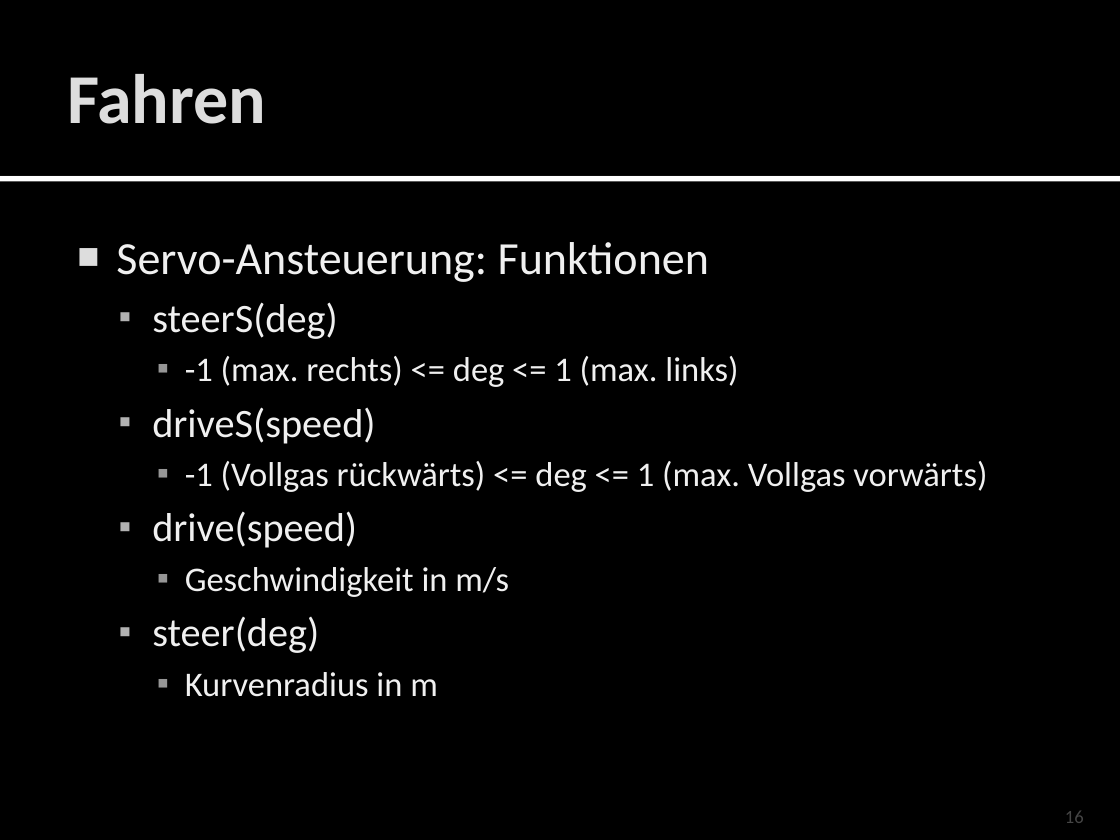
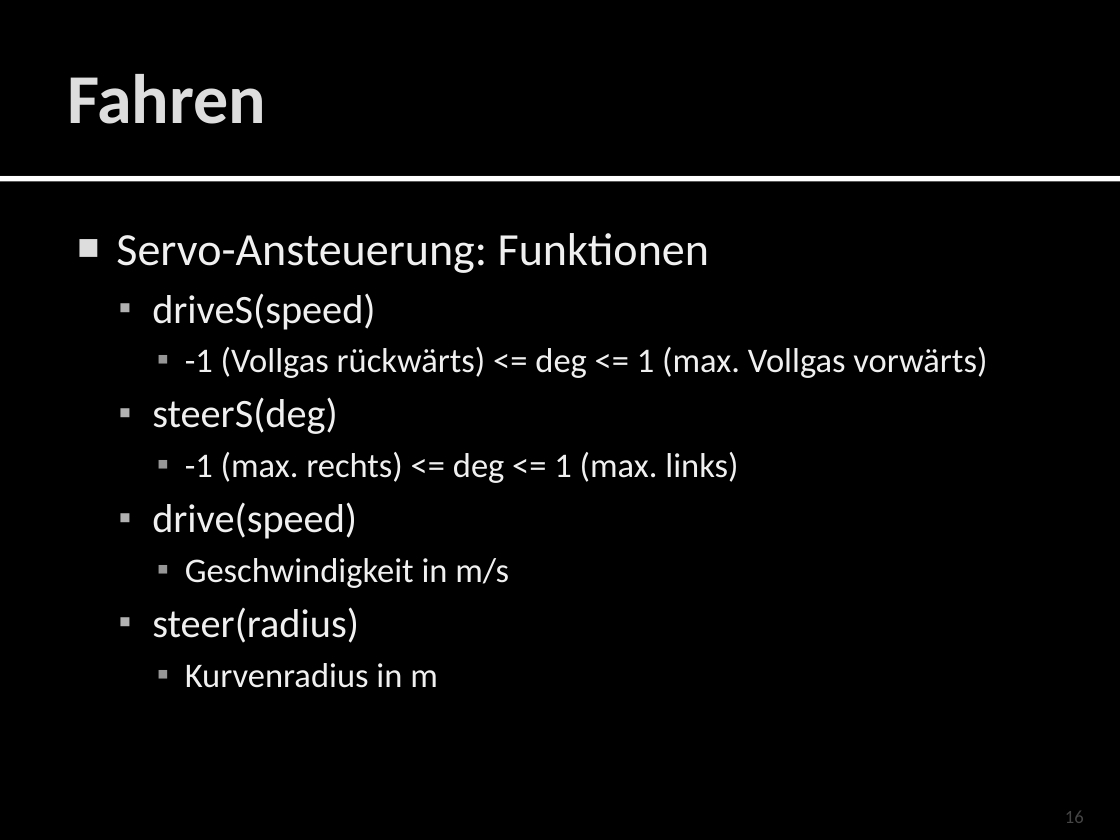
Before and after one commit to Xjs/robotik, a slide deck: slide 16 of GPS auf Rädern (FP).pptx. Drawn at 1120x840 pixels with LibreOffice and Linux fonts; fonts in the diff are those of the drawing. Boxes give left, top, right and bottom in pixels: in the first picture for what was removed or moved away, otherwise in the second. Text is boxed around its words. In the diff, an @@ line names an element or a change of style, - is before the commit and + after.

```diff
--- a/GPS auf Rädern (FP).pptx
+++ b/GPS auf Rädern (FP).pptx
@@ text "Servo-Ansteuerung: Funktionen": place and size @@
-text "Servo-Ansteuerung: Funktionen" at (116,242,987,697)
+text "Servo-Ansteuerung: Funktionen" at (116,233,987,688)
@@ text at (152,293,987,378): paragraphs added @@
+  ▪ driveS(speed)
+    ▪ -1 (Vollgas rückwärts) <= deg <= 1 (max. Vollgas vorwärts)
@@ text at (152,407,987,492): paragraphs removed @@
-  ▪ driveS(speed)
-    ▪ -1 (Vollgas rückwärts) <= deg <= 1 (max. Vollgas vorwärts)
@@ text at (152,607,359,643): text changed @@
-  ▪ steer(deg)
+  ▪ steer(radius)
```
Also in this commit, not shown: 1 other slide changed, 4 slides added, 1 other file.
